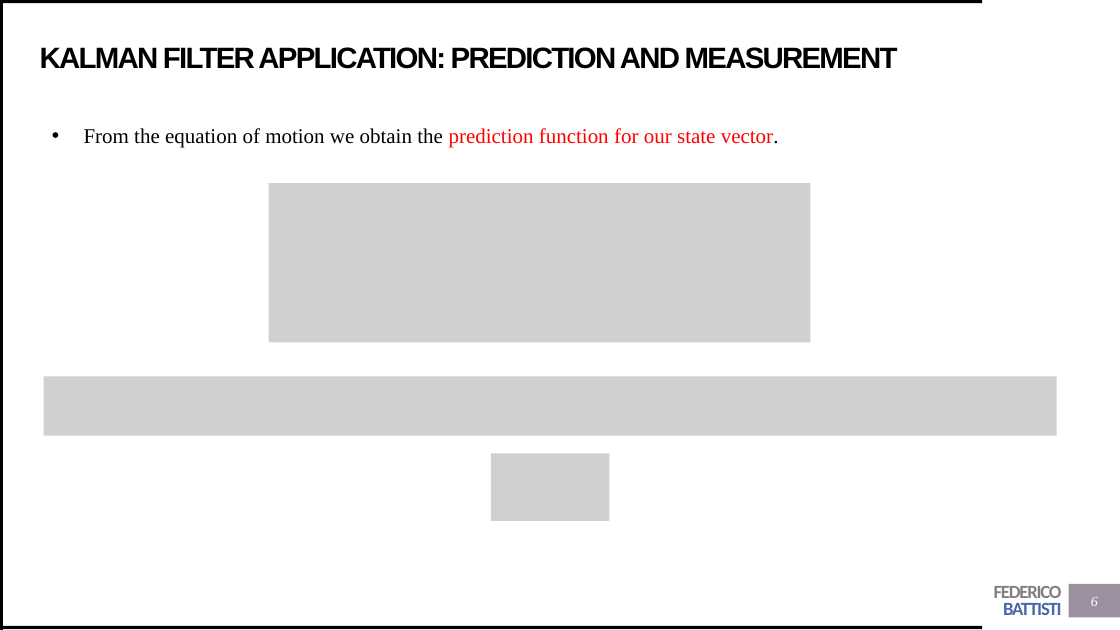
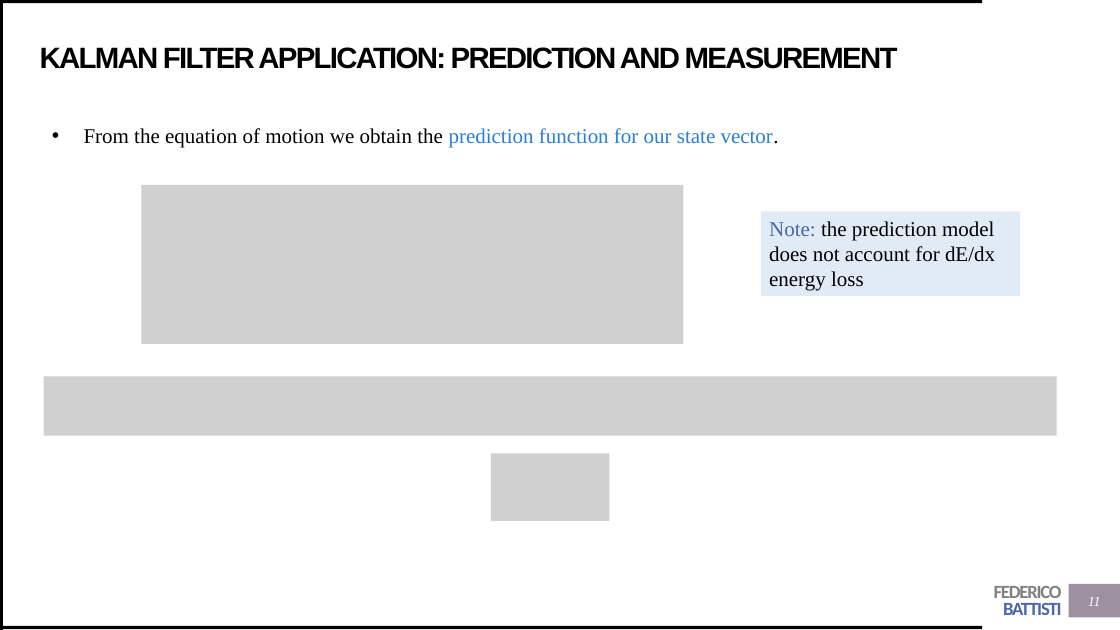
Before and after one commit to Trenchcoat95/OxfordCode, a slide deck: slide 11 of Presentations/Kalman Filter.pptx (slide 6 before the commit). Drawn at 1120x630 pixels with LibreOffice and Linux fonts; fonts in the diff are those of the drawing; grey boxes stand for pictures. Boxes give left, top, right and bottom in pixels: in the first picture for what was removed or moved away, otherwise in the second. Text is boxed around its words. In the diff, an @@ line names an element or a change of style, - is before the commit and + after.

Commit message:
new kalman presentation and toy montecarlo

```diff
--- a/Presentations/Kalman Filter.pptx
+++ b/Presentations/Kalman Filter.pptx
@@ text "From the equation of motion ..." at (84,128,779,148): text colour #FF0000 to #297FD5 in "prediction function for our state vector." @@
@@ picture: place and size @@
-picture at (269,183,811,343)
+picture at (141,185,683,344)
@@ rectangle added at (761,212,1021,297), fill #E0EBF6, 18 pt, text #000000 @@
+Note: the prediction model does not account for dE/dx energy loss
@@ page number at (1088,597,1101,606): text changed @@
-6
+11
```
Also in this commit, not shown: 11 other slides changed, 17 slides added, 55 other files.
